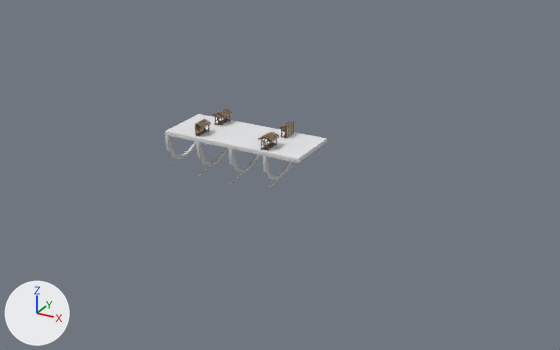
One commit to the glTF model roblox-games/mare-essentia/assets/inbox-hold/london_landmark_full.glb: the scene before it, then after it.
One viewpoint serves both versions: a 50 mm camera at (44.3, -72.1, 37.0) aimed at (4.2, 0.8, 0.5). Arrows for +X, +Y and +Z are at lower left; the lights stay in place. The older version comes first.

Names of what the first picture shows: 'Continuous stone deck', 'Continuous stone deck.001', 'Continuous stone deck.002', 'Continuous stone deck.003', 'Stone bridge span.002', 'Stone bridge span.003' and 6 more.
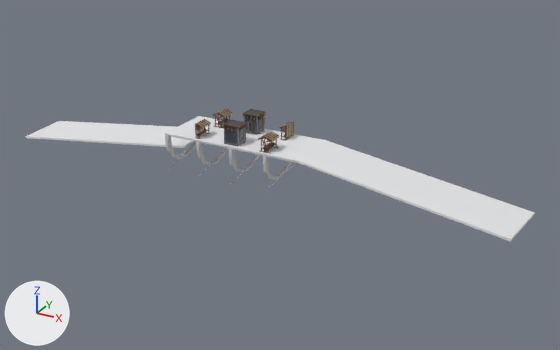
Boxes (x1, y1, x2, y2) around the edits, measured in the pictures (560 x 350 px):
'Stone approach ramp.001', added: after (293, 141, 535, 242)
'Stone approach ramp', added: after (26, 121, 194, 148)
'Continuous stone deck.003', moved, turned: before (263, 132, 327, 161); after (263, 134, 327, 163)
'Continuous stone deck.001', moved, turned: before (196, 120, 259, 146); after (197, 125, 249, 147)
'Continuous stone deck.002', moved, turned: before (229, 126, 285, 154); after (229, 129, 285, 155)
'Continuous stone deck', moved, turned: before (165, 114, 223, 139); after (166, 116, 228, 142)
'House_4.001', added: after (223, 119, 247, 146)
    faces in mat_stone (dark grey #4f5157): (225, 120, 245, 144)
'House_4', added: after (243, 109, 265, 135)
    faces in mat_stone (dark grey #4f5157): (244, 109, 264, 134)
    faces in mat_wood_002 (brown #624226): (243, 109, 265, 134)

The change in detail:
Material 'Wood.002' (mat_wood_002) is new.
Its base color is (0.122, 0.0548, 0.0193) (brown #624226).
Its metallic is 0.4.
Its roughness is 0.415.
Material 'Stone_Light' (mat_stone_light) is new.
Its base color is (0.177, 0.211, 0.231) (grey #757f84).
Its metallic is 0.4.
Its roughness is 0.415.
Material 'Stone' (mat_stone) is new.
Its base color is (0.0776, 0.0819, 0.0954) (dark grey #4f5157).
Its metallic is 0.4.
Its roughness is 0.415.
Material 'Stone_Dark' (mat_stone_dark) is new.
Its base color is (0.124, 0.146, 0.181) (greyish blue #636b76).
Its metallic is 0.4.
Its roughness is 0.415.
Material 'Wood_Side.001' (mat_wood_side_001) is new.
Its base color is (0.307, 0.227, 0.0996) (brown #968359).
Its metallic is 0.4.
Its roughness is 0.415.
Mesh me_house_4 is new.
It has 2371 vertices, 3024 faces and spans x -0.0097..0.0097, y -0.0107..0.0, z -0.0107..0.0106.
Faces by material slot: [626, 1438, 204, 716, 40].
It uses material mat_stone_light (grey #757f84).
It uses material mat_stone_dark (greyish blue #636b76).
It uses material mat_stone (dark grey #4f5157).
It uses material mat_wood_002 (brown #624226).
It uses material mat_wood_side_001 (brown #968359).
Object 'Continuous stone deck' (ob_continuous_stone_deck) moves from (-8.84, -3.5, 4.79) to (-8.84, 3.5, 4.79).
Object 'Continuous stone deck' (ob_continuous_stone_deck) turns from (90, 0, 0) to (-90, 0, 0) degrees about x, y and z.
Object 'Continuous stone deck.001' (ob_continuous_stone_deck_001) moves from (-4.42, -3.5, 4.79) to (-4.42, 3.5, 4.79).
Object 'Continuous stone deck.001' (ob_continuous_stone_deck_001) turns from (90, 0, 0) to (-90, 0, 0) degrees about x, y and z.
Object 'Continuous stone deck.002' (ob_continuous_stone_deck_002) moves from (0.0, -3.5, 4.79) to (0.0, 3.5, 4.79).
Object 'Continuous stone deck.002' (ob_continuous_stone_deck_002) turns from (90, 0, 0) to (-90, 0, 0) degrees about x, y and z.
Object 'Continuous stone deck.003' (ob_continuous_stone_deck_003) moves from (4.42, -3.5, 4.79) to (4.42, 3.5, 4.79).
Object 'Continuous stone deck.003' (ob_continuous_stone_deck_003) turns from (90, 0, 0) to (-90, 0, 0) degrees about x, y and z.
Object 'House_4.001' (ob_house_4_001) is new; it shows me_house_4.
Its parent is ob_enclosed_timber_shop_exterior_001.
Its location is (0.0, 0.0, 0.0).
Its rotation in degrees is (-90, 0, 0).
Its scale is (100.0, 100.0, 100.0).
Object 'Enclosed timber shop exterior.001' (ob_enclosed_timber_shop_exterior_001) is new.
Its location is (0.0, -2.15, 4.79).
Its rotation in degrees is (0, 0, 180).
Its scale is (1.2, 1.08, 2.2).
Object 'House_4' (ob_house_4) is new; it shows me_house_4.
Its parent is ob_enclosed_timber_shop_exterior.
Its location is (0.0, 0.0, 0.0).
Its rotation in degrees is (-90, 0, 0).
Its scale is (100.0, 100.0, 100.0).
Object 'Enclosed timber shop exterior' (ob_enclosed_timber_shop_exterior) is new.
Its location is (0.0, 2.15, 4.79).
Its scale is (1.2, 1.08, 2.2).
Object 'Stone approach ramp.001' (ob_stone_approach_ramp_001) is new; it shows me_plate_road_01.
Its location is (8.84, 3.5, 4.79).
Its rotation in degrees is (-91, 5.6, -5.7).
Its scale is (8.16, 1.0, 2.33).
Object 'Stone approach ramp' (ob_stone_approach_ramp) is new; it shows me_plate_road_01.
Its location is (-32.84, 3.5, 0.0).
Its rotation in degrees is (-91, -5.6, 5.7).
Its scale is (8.16, 1.0, 2.33).
